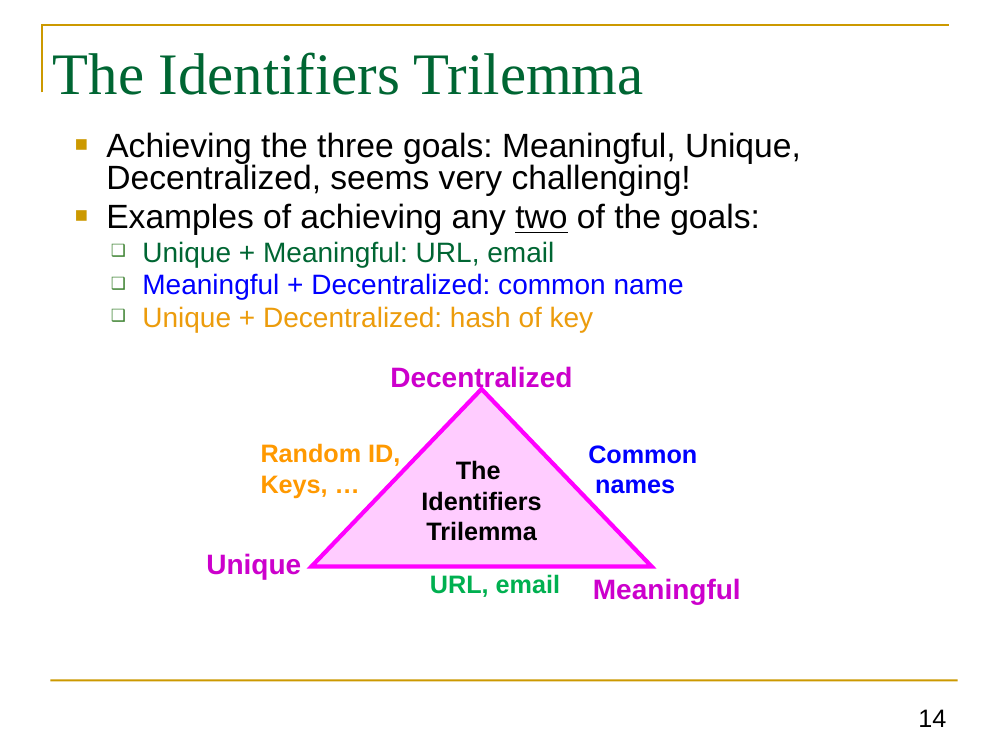
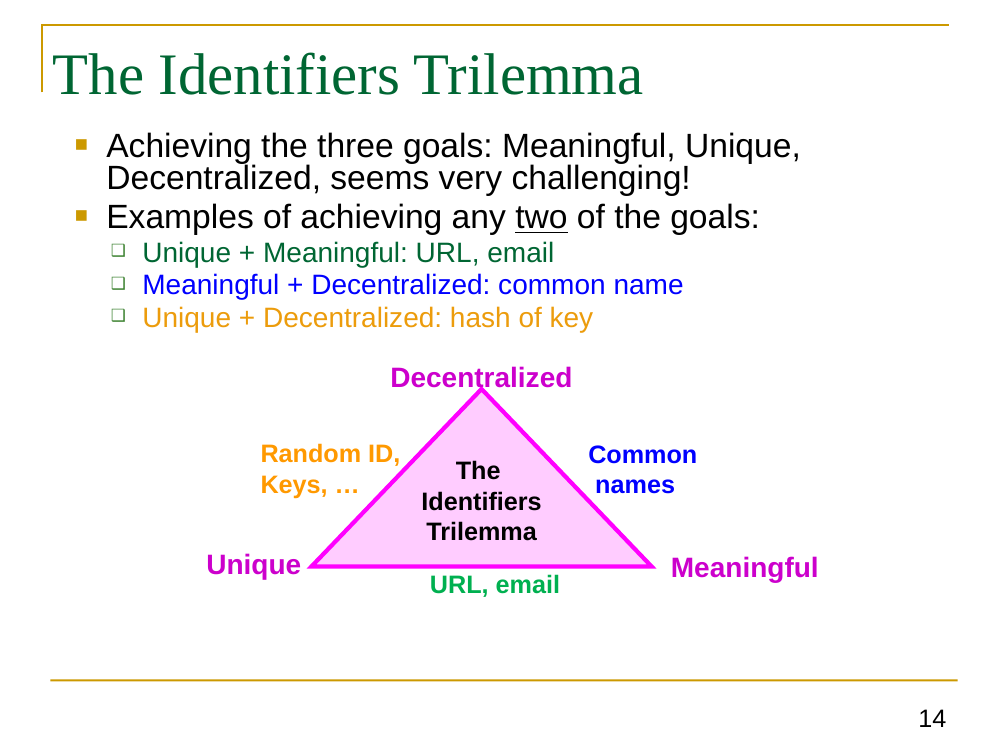
Before and after one commit to GhadaAlmashaqbeh/GhadaAlmashaqbeh.github.io, a slide deck: slide 14 of courses/cse3400-s2021/lecture12.pptx. Drawn at 1008x756 pixels with LibreOffice and Linux fonts; fonts in the diff are those of the drawing. Boxes give left, top, right and bottom in pixels: in the first picture for what was removed or moved away, otherwise in the second. Text is boxed around its words. In the diff, an @@ line names an element or a change of style, - is before the commit and + after.

```diff
--- a/courses/cse3400-s2021/lecture12.pptx
+++ b/courses/cse3400-s2021/lecture12.pptx
@@ text "Meaningful": place and size @@
-text "Meaningful" at <box>593,578,741,604</box>
+text "Meaningful" at <box>671,556,819,582</box>
```
Also in this commit, not shown: 8 other slides changed, 3 other files.
